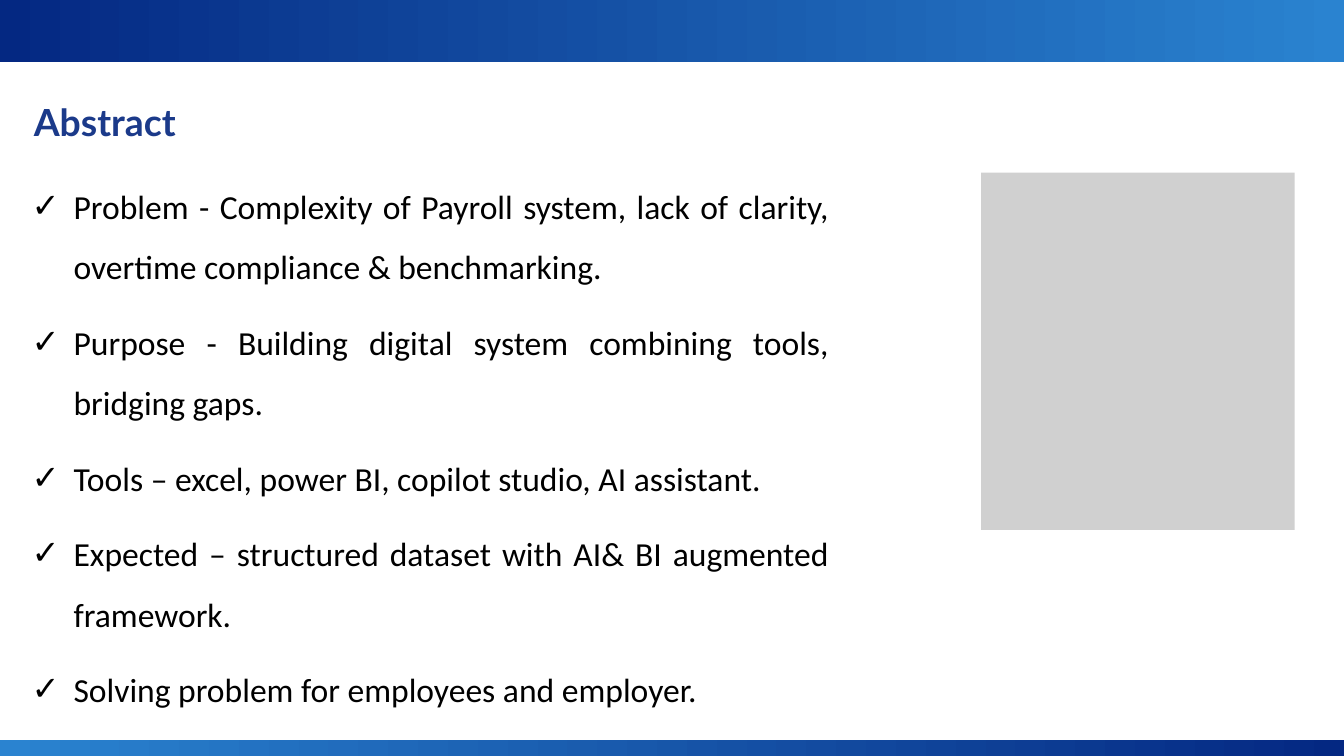
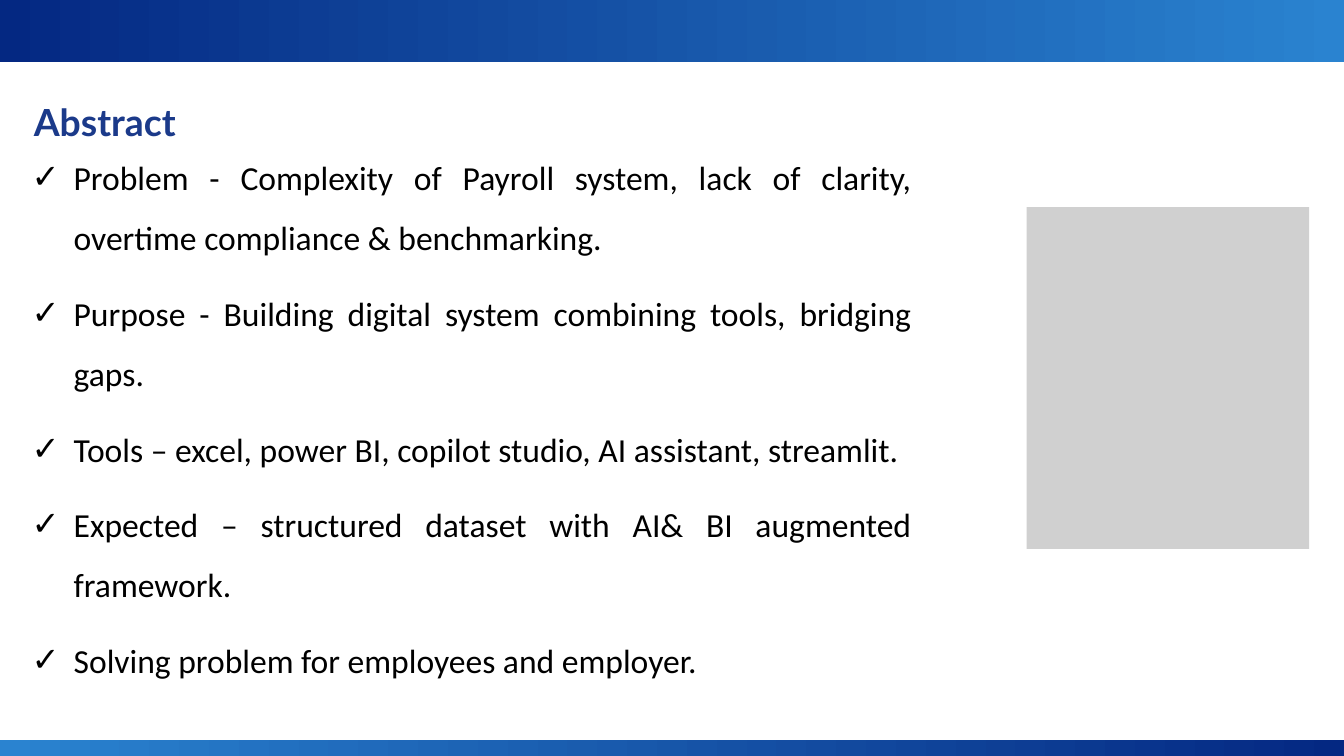
Before and after one commit to snehakhandelwal666-cmyk/sneha_project, a slide deck: slide 3 of PAY LENS - VISUALISING SALARY TRUTH WITH BI & AI.pptx. Drawn at 1344x756 pixels with LibreOffice and Linux fonts; fonts in the diff are those of the drawing; grey boxes stand for pictures; background and template pictures are left out. Boxes give left, top, right and bottom in pixels: in the first picture for what was removed or moved away, otherwise in the second. Text is boxed around its words. In the diff, an @@ line names an element or a change of style, - is before the commit and + after.

```diff
--- a/PAY LENS - VISUALISING SALARY TRUTH WITH BI & AI.pptx
+++ b/PAY LENS - VISUALISING SALARY TRUTH WITH BI & AI.pptx
@@ text "Problem - Complexity of Payroll ..." moved from (x1=74, y1=195, x2=829, y2=708) to (x1=74, y1=166, x2=912, y2=679) @@
@@ picture resized from (x1=981, y1=172, x2=1294, y2=530) to (x1=1027, y1=207, x2=1309, y2=548) @@
@@ text at (x1=74, y1=438, x2=898, y2=468): text changed @@
-✓ Tools – excel, power BI, copilot studio, AI assistant.
+✓ Tools – excel, power BI, copilot studio, AI assistant, streamlit.
```
Also in this commit, not shown: 6 other slides changed, 1 slide added.
